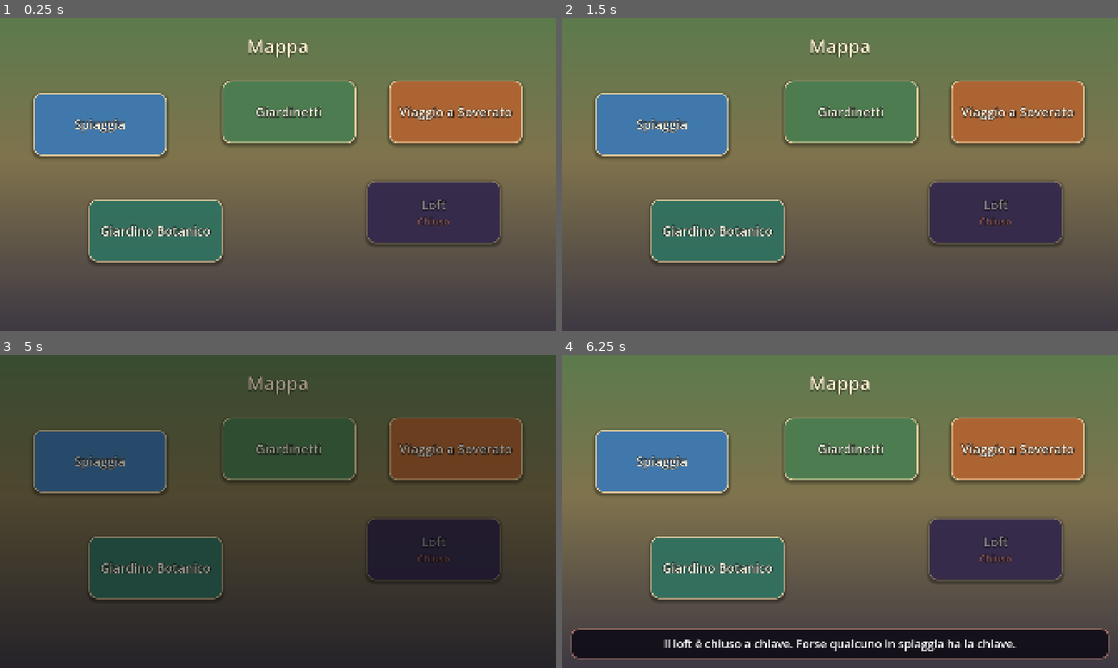
Above: before the commit, frames 1-4 (two rows, left to right).
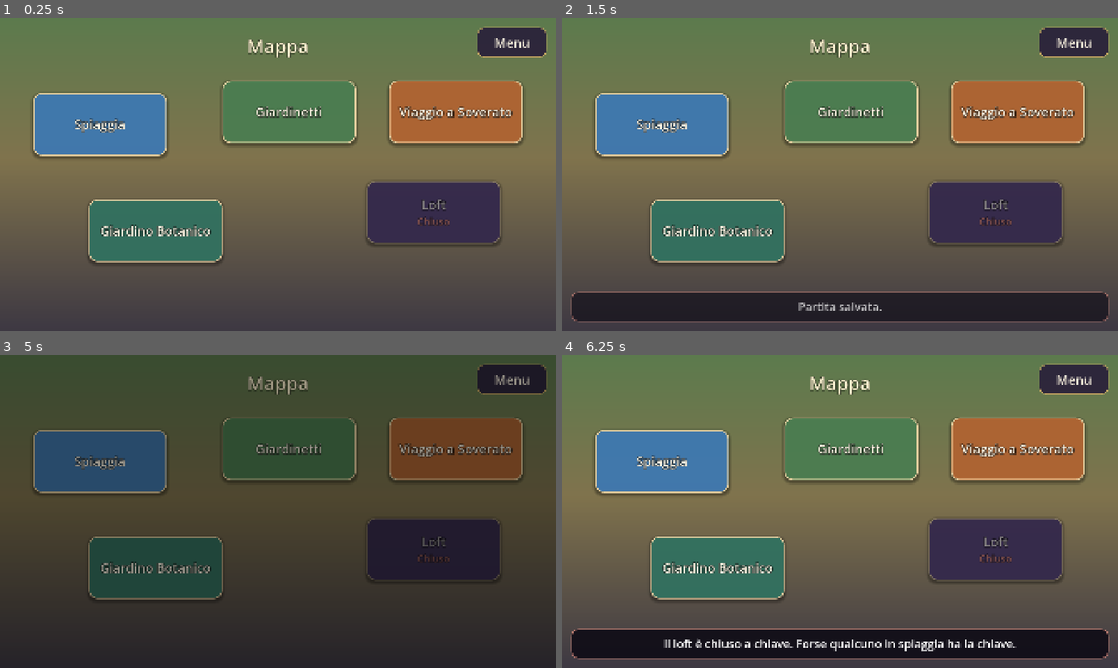
Above: after the commit, the same moments.

Repository: picomuro/Calabrian-Visual-Novel-2d
Game: Godot game, scene res://scenes/map/MapScene.tscn
Two runs of this game, one before a commit and one after it. Both use one fixed random seed, a clock stepped at 60 frames per second and the inputs below.
Inputs (mouse positions are in pixels of both pictures, inside the frame that each line leads up to):
- Up to frame 1 (0.25 s): no input
- Up to frame 2 (1.5 s): click (1073, 43) at 0.5 s, where only the run after the commit has a clickable "Menu"; click (840, 143) at 1.25 s, where only the run after the commit has a clickable "Salva"
- Up to frame 3 (5 s): click (100, 461) at 2 s; tap Enter (ui_accept) at 2.75, 3.02, 4.52 s; move the mouse to (278, 511) at 2.77 s; click (278, 511) at 2.92 s; click "Te ne vai senza dire una paro…" at 3.5 s; move the mouse to (166, 527) at 4.27 s; click (166, 527) at 4.42 s
- Up to frame 4 (6.25 s): click (851, 448) at 5 s; click (995, 549) at 5.75 s

The runs differ from the first frame. In frame 1, 1.2% of the frame differs, in the area x 85-99%, y 2-13%; in frame 2, 11%, in the area x 1-99%, y 2-98%; in frame 3, 1.1%; in frame 4, 1.2%.

Commit message:
Aggiunge salvataggio automatico e menu di gioco sulla mappa
- SaveManager: slot "auto" e "manuale"; salvataggio automatico a ogni
  ritorno sulla mappa e quando l'app va in background; ripresa all'avvio.
- GameMenuOverlay: menu in pausa con Salva, Carica e Nuova partita
  (con conferma), aperto dal pulsante "Menu" della mappa.
- Smoke test: file di salvataggio separati e nuovi controlli su slot,
  menu e salvataggio automatico.
- CLAUDE.md aggiornato (step 5 e refactoring 5 fatti).

Co-Authored-By: Claude Opus 5.5 <noreply@anthropic.com>

Diff:
--- a/autoload/SaveManager.gd
+++ b/autoload/SaveManager.gd
@@ -5,6 +5,13 @@
 ## GameState.to_dict() / GameState.from_dict(). La scrittura avviene su un file
 ## temporaneo poi rinominato, così un crash a metà scrittura non corrompe il
 ## salvataggio precedente.
+##
+## Ci sono due slot:
+## - "auto": scritto da solo ogni volta che si torna sulla mappa e quando l'app va
+##   in background mentre si è sulla mappa. All'avvio il gioco riprende da qui.
+## - "manuale": scritto solo dal pulsante "Salva" del menu; "Carica" torna qui.
+## Si salva solo sulla mappa: a metà dialogo gli effetti sono già applicati e
+## riprendere da lì li applicherebbe due volte.
 
 
 signal game_saved(path: String)
@@ -15,61 +22,98 @@
 
 
 const DEFAULT_SAVE_PATH: String = "user://save.json"
+const SLOT_AUTO: String = "auto"
+const SLOT_MANUAL: String = "manuale"
 
-## Percorso del salvataggio (modificabile, es. per slot multipli o per i test).
+## Percorso dello slot automatico; gli altri slot stanno nella stessa cartella
+## (es. user://save_manuale.json). Modificabile, es. per i test.
 var save_path: String = DEFAULT_SAVE_PATH
+## Se false non c'è né salvataggio automatico né ripresa all'avvio (usato dai test).
+var autosave_enabled: bool = true
 
 
-func has_save() -> bool:
-	return FileAccess.file_exists(save_path)
+func _ready() -> void:
+	# Ripresa all'avvio: lo stato è caricato prima che venga creata la scena principale.
+	if autosave_enabled and has_save(SLOT_AUTO):
+		load_game(SLOT_AUTO)
+	# SceneManager è registrato dopo SaveManager: il collegamento va rimandato.
+	_connect_scene_manager.call_deferred()
+
+
+func _notification(what: int) -> void:
+	# Su mobile l'app può essere chiusa dal sistema mentre è in background.
+	if what == NOTIFICATION_APPLICATION_PAUSED or what == NOTIFICATION_WM_CLOSE_REQUEST:
+		if SceneManager.is_on_map() and not SceneManager.is_transitioning:
+			autosave()
+
+
+## Percorso del file di uno slot.
+func get_slot_path(slot: String = SLOT_AUTO) -> String:
+	if slot == SLOT_AUTO:
+		return save_path
+	return save_path.get_base_dir().path_join("%s_%s.json" % [save_path.get_file().get_basename(), slot])
+
+
+func has_save(slot: String = SLOT_AUTO) -> bool:
+	return FileAccess.file_exists(get_slot_path(slot))
+
+
+## Salvataggio automatico: non fa nulla se è disattivato. Ritorna true se ha salvato.
+func autosave() -> bool:
+	if not autosave_enabled:
+		return false
+	return save_game(SLOT_AUTO)
 
 
 ## Salva lo stato corrente. Ritorna true se è andato a buon fine.
-func save_game() -> bool:
+func save_game(slot: String = SLOT_AUTO) -> bool:
+	var path: String = get_slot_path(slot)
 	var data: Dictionary = GameState.to_dict()
 	data["saved_at"] = Time.get_datetime_string_from_system(true)  # UTC, ISO 8601
 	var json_text: String = JSON.stringify(data, "\t")
 
-	var tmp_path: String = save_path + ".tmp"
+	var tmp_path: String = path + ".tmp"
 	var file: FileAccess = FileAccess.open(tmp_path, FileAccess.WRITE)
 	if file == null:
-		return _fail_save("impossibile aprire il file (%s)" % error_string(FileAccess.get_open_error()))
+		return _fail_save(path, "impossibile aprire il file (%s)" % error_string(FileAccess.get_open_error()))
 	file.store_string(json_text)
 	var write_error: Error = file.get_error()
 	file.close()
 	if write_error != OK:
-		return _fail_save("errore di scrittura (%s)" % error_string(write_error))
+		return _fail_save(path, "errore di scrittura (%s)" % error_string(write_error))
 
 	# Sostituisce il vecchio salvataggio con quello appena scritto.
-	var rename_error: Error = DirAccess.rename_absolute(tmp_path, save_path)
-	if rename_error != OK and FileAccess.file_exists(save_path):
+	var rename_error: Error = DirAccess.rename_absolute(tmp_path, path)
+	if rename_error != OK and FileAccess.file_exists(path):
 		# Alcune piattaforme non sovrascrivono in rename: rimuove e riprova.
-		DirAccess.remove_absolute(save_path)
-		rename_error = DirAccess.rename_absolute(tmp_path, save_path)
+		DirAccess.remove_absolute(path)
+		rename_error = DirAccess.rename_absolute(tmp_path, path)
 	if rename_error != OK:
-		return _fail_save("impossibile finalizzare il file (%s)" % error_string(rename_error))
+		return _fail_save(path, "impossibile finalizzare il file (%s)" % error_string(rename_error))
 
-	game_saved.emit(save_path)
+	game_saved.emit(path)
 	return true
 
 
 ## Carica il salvataggio in GameState. Ritorna true se è andato a buon fine;
 ## in caso di errore lo stato corrente non viene modificato.
-func load_game() -> bool:
-	var data: Variant = _read_save_data()
+func load_game(slot: String = SLOT_AUTO) -> bool:
+	var path: String = get_slot_path(slot)
+	var data: Variant = _read_save_data(path)
 	if data == null:
 		return false
 	GameState.from_dict(data)
-	game_loaded.emit(save_path)
+	game_loaded.emit(path)
 	return true
 
 
-## Legge informazioni sul salvataggio senza caricarlo (es. per un pulsante "Continua").
+## Legge informazioni sul salvataggio senza caricarlo (es. per il menu).
 ## Ritorna {} se non esiste o non è valido.
-func peek_save_info() -> Dictionary:
-	if not has_save():
+func peek_save_info(slot: String = SLOT_AUTO) -> Dictionary:
+	var path: String = get_slot_path(slot)
+	if not FileAccess.file_exists(path):
 		return {}
-	var data: Variant = _read_save_data(false)
+	var data: Variant = _read_save_data(path, false)
 	if data == null:
 		return {}
 	return {
@@ -78,46 +122,67 @@
 	}
 
 
-func delete_save() -> void:
-	if not has_save():
+func delete_save(slot: String = SLOT_AUTO) -> void:
+	var path: String = get_slot_path(slot)
+	if not FileAccess.file_exists(path):
 		return
-	var error: Error = DirAccess.remove_absolute(save_path)
+	var error: Error = DirAccess.remove_absolute(path)
 	if error == OK:
-		save_deleted.emit(save_path)
+		save_deleted.emit(path)
 	else:
-		push_warning("SaveManager: impossibile eliminare %s (%s)." % [save_path, error_string(error)])
+		push_warning("SaveManager: impossibile eliminare %s (%s)." % [path, error_string(error)])
+
+
+## Data di "saved_at" (UTC) nell'ora locale, es. "21/11/2026 alle 10:32". "" se non valida.
+static func format_saved_at(saved_at: String) -> String:
+	if saved_at.is_empty():
+		return ""
+	var unix_time: int = Time.get_unix_time_from_datetime_string(saved_at)
+	var bias_minutes: int = int(Time.get_time_zone_from_system().get("bias", 0))
+	var local: Dictionary = Time.get_datetime_dict_from_unix_time(unix_time + bias_minutes * 60)
+	return "%02d/%02d/%d alle %02d:%02d" % [local.day, local.month, local.year, local.hour, local.minute]
+
+
+## Ogni ritorno sulla mappa è un punto di salvataggio automatico.
+func _connect_scene_manager() -> void:
+	SceneManager.scene_changed.connect(_on_scene_changed)
+
+
+func _on_scene_changed(new_scene: Node) -> void:
+	if new_scene != null and new_scene.scene_file_path == SceneManager.MAP_SCENE_PATH:
+		autosave()
 
 
 ## Legge e valida il file JSON. Ritorna il Dictionary oppure null in caso di errore.
-func _read_save_data(emit_errors: bool = true) -> Variant:
-	if not has_save():
+func _read_save_data(path: String, emit_errors: bool = true) -> Variant:
+	if not FileAccess.file_exists(path):
 		if emit_errors:
-			_fail_load("nessun salvataggio presente")
+			_fail_load(path, "nessun salvataggio presente")
 		return null
-	var text: String = FileAccess.get_file_as_string(save_path)
+	var text: String = FileAccess.get_file_as_string(path)
 	if text.is_empty():
 		if emit_errors:
-			_fail_load("file vuoto o illeggibile (%s)" % error_string(FileAccess.get_open_error()))
+			_fail_load(path, "file vuoto o illeggibile (%s)" % error_string(FileAccess.get_open_error()))
 		return null
 	var json: JSON = JSON.new()
 	var parse_error: Error = json.parse(text)
 	if parse_error != OK:
 		if emit_errors:
-			_fail_load("JSON non valido alla riga %d: %s" % [json.get_error_line(), json.get_error_message()])
+			_fail_load(path, "JSON non valido alla riga %d: %s" % [json.get_error_line(), json.get_error_message()])
 		return null
 	if not json.data is Dictionary:
 		if emit_errors:
-			_fail_load("il contenuto non è un oggetto JSON")
+			_fail_load(path, "il contenuto non è un oggetto JSON")
 		return null
 	return json.data
 
 
-func _fail_save(message: String) -> bool:
+func _fail_save(path: String, message: String) -> bool:
 	push_error("SaveManager: salvataggio fallito: %s" % message)
-	save_failed.emit(save_path, message)
+	save_failed.emit(path, message)
 	return false
 
 
-func _fail_load(message: String) -> void:
+func _fail_load(path: String, message: String) -> void:
 	push_error("SaveManager: caricamento fallito: %s" % message)
-	load_failed.emit(save_path, message)
+	load_failed.emit(path, message)
--- a/scenes/map/MapScene.gd
+++ b/scenes/map/MapScene.gd
@@ -12,19 +12,30 @@
 
 const TOAST_VISIBLE_TIME: float = 2.5
 const TOAST_FADE_TIME: float = 0.25
+const GAME_MENU_PATH: String = "res://scenes/ui/GameMenuOverlay.tscn"
 
 var _toast_tween: Tween
 
 @onready var _map_frame: Control = %MapFrame
 @onready var _toast_panel: PanelContainer = %ToastPanel
 @onready var _toast_label: Label = %ToastLabel
+@onready var _open_menu_button: Button = %OpenMenuButton
 
 
 func _ready() -> void:
 	_toast_panel.modulate.a = 0.0
+	_open_menu_button.pressed.connect(open_game_menu)
 	for zone: MapZone in get_zones():
 		zone.zone_selected.connect(_on_zone_selected)
 		zone.locked_zone_selected.connect(_on_locked_zone_selected)
+
+
+## Apre il menu (salva, carica, nuova partita) mettendo il gioco in pausa.
+func open_game_menu() -> Node:
+	var menu: Node = SceneManager.open_overlay(GAME_MENU_PATH, {}, true)
+	if menu != null and menu.has_signal(&"notice") and not menu.is_connected(&"notice", show_toast):
+		menu.connect(&"notice", show_toast)
+	return menu
 
 
 ## Tutte le zone presenti nella mappa.
--- a/scenes/map/MapScene.tscn
+++ b/scenes/map/MapScene.tscn
@@ -164,6 +164,14 @@
 mouse_filter = 2
 script = ExtResource("3_safe")
 
+[node name="OpenMenuButton" type="Button" parent="SafeArea"]
+unique_name_in_owner = true
+custom_minimum_size = Vector2(240, 104)
+layout_mode = 2
+size_flags_horizontal = 8
+size_flags_vertical = 0
+text = "Menu"
+
 [node name="ToastPanel" type="PanelContainer" parent="SafeArea"]
 unique_name_in_owner = true
 layout_mode = 2
--- /dev/null
+++ b/scenes/ui/GameMenuOverlay.gd
@@ -0,0 +1,88 @@
+extends Control
+## GameMenuOverlay — menu di gioco aperto dal pulsante "Menu" della mappa.
+##
+## Salva:          scrive lo slot manuale.
+## Carica:         riporta allo slot manuale (con conferma).
+## Nuova partita:  riparte da zero (con conferma); lo slot manuale resta.
+## Dopo Carica e Nuova partita aggiorna subito anche lo slot automatico, così
+## alla prossima apertura dell'app si riprende da lì.
+## Va aperto in pausa (SceneManager.open_overlay(..., true)); il tasto indietro
+## e il tocco sullo sfondo lo chiudono.
+
+
+## Esito di un'azione da mostrare al giocatore (es. nel toast della mappa).
+signal notice(message: String)
+## Chiede a SceneManager di chiudere il menu.
+signal close_requested
+
+
+const LOAD_CONFIRM_MESSAGE: String = "Tornare al salvataggio manuale? I progressi fatti dopo andranno persi."
+const NEW_GAME_CONFIRM_MESSAGE: String = "Iniziare una nuova partita? I progressi attuali andranno persi; il salvataggio manuale resta."
+
+@onready var _info_label: Label = %InfoLabel
+@onready var _save_button: Button = %SaveButton
+@onready var _load_button: Button = %LoadButton
+@onready var _new_game_button: Button = %NewGameButton
+@onready var _close_button: Button = %CloseButton
+
+
+func _ready() -> void:
+	_save_button.pressed.connect(_on_save_pressed)
+	_load_button.pressed.connect(_on_load_pressed)
+	_new_game_button.pressed.connect(_on_new_game_pressed)
+	_close_button.pressed.connect(close_requested.emit)
+	_refresh_info()
+
+
+func _gui_input(event: InputEvent) -> void:
+	# Tocco sullo sfondo (fuori dal pannello) = chiudi.
+	var mouse_event: InputEventMouseButton = event as InputEventMouseButton
+	if mouse_event != null and mouse_event.pressed and mouse_event.button_index == MOUSE_BUTTON_LEFT:
+		accept_event()
+		close_requested.emit()
+
+
+func _refresh_info() -> void:
+	var info: Dictionary = SaveManager.peek_save_info(SaveManager.SLOT_MANUAL)
+	var saved_at: String = SaveManager.format_saved_at(str(info.get("saved_at", "")))
+	if info.is_empty():
+		_info_label.text = "Nessun salvataggio manuale."
+	elif saved_at.is_empty():
+		_info_label.text = "Salvataggio manuale presente."
+	else:
+		_info_label.text = "Salvataggio manuale: %s" % saved_at
+	_load_button.disabled = info.is_empty()
+
+
+func _on_save_pressed() -> void:
+	if SaveManager.save_game(SaveManager.SLOT_MANUAL):
+		_finish("Partita salvata.")
+	else:
+		_finish("Salvataggio non riuscito.")
+
+
+func _on_load_pressed() -> void:
+	SceneManager.ask_confirmation(LOAD_CONFIRM_MESSAGE, "Carica", "Annulla", _load_manual)
+
+
+func _on_new_game_pressed() -> void:
+	SceneManager.ask_confirmation(NEW_GAME_CONFIRM_MESSAGE, "Nuova partita", "Annulla", _start_new_game)
+
+
+func _load_manual() -> void:
+	if SaveManager.load_game(SaveManager.SLOT_MANUAL):
+		SaveManager.autosave()
+		_finish("Salvataggio caricato.")
+	else:
+		_finish("Caricamento non riuscito.")
+
+
+func _start_new_game() -> void:
+	GameState.reset()
+	SaveManager.autosave()
+	_finish("Nuova partita iniziata.")
+
+
+func _finish(message: String) -> void:
+	notice.emit(message)
+	close_requested.emit()
--- /dev/null
+++ b/scenes/ui/GameMenuOverlay.tscn
@@ -0,0 +1,98 @@
+[gd_scene format=3]
+
+[ext_resource type="Script" path="res://scenes/ui/GameMenuOverlay.gd" id="1_menu"]
+
+[sub_resource type="StyleBoxFlat" id="StyleBoxFlat_panel"]
+content_margin_left = 56.0
+content_margin_top = 48.0
+content_margin_right = 56.0
+content_margin_bottom = 48.0
+bg_color = Color(0.08, 0.07, 0.11, 0.98)
+border_width_left = 3
+border_width_top = 3
+border_width_right = 3
+border_width_bottom = 3
+border_color = Color(0.85, 0.7, 0.4, 0.85)
+corner_radius_top_left = 28
+corner_radius_top_right = 28
+corner_radius_bottom_right = 28
+corner_radius_bottom_left = 28
+
+[node name="GameMenuOverlay" type="Control"]
+layout_mode = 3
+anchors_preset = 15
+anchor_right = 1.0
+anchor_bottom = 1.0
+grow_horizontal = 2
+grow_vertical = 2
+script = ExtResource("1_menu")
+
+[node name="Dim" type="ColorRect" parent="."]
+layout_mode = 1
+anchors_preset = 15
+anchor_right = 1.0
+anchor_bottom = 1.0
+grow_horizontal = 2
+grow_vertical = 2
+mouse_filter = 2
+color = Color(0, 0, 0, 0.6)
+
+[node name="Center" type="CenterContainer" parent="."]
+layout_mode = 1
+anchors_preset = 15
+anchor_right = 1.0
+anchor_bottom = 1.0
+grow_horizontal = 2
+grow_vertical = 2
+mouse_filter = 2
+
+[node name="Panel" type="PanelContainer" parent="Center"]
+custom_minimum_size = Vector2(760, 0)
+layout_mode = 2
+mouse_filter = 0
+theme_override_styles/panel = SubResource("StyleBoxFlat_panel")
+
+[node name="VBox" type="VBoxContainer" parent="Center/Panel"]
+layout_mode = 2
+mouse_filter = 2
+theme_override_constants/separation = 24
+
+[node name="TitleLabel" type="Label" parent="Center/Panel/VBox"]
+layout_mode = 2
+theme_override_colors/font_color = Color(0.85, 0.7, 0.4, 1)
+theme_override_font_sizes/font_size = 56
+text = "Menu"
+horizontal_alignment = 1
+
+[node name="InfoLabel" type="Label" parent="Center/Panel/VBox"]
+unique_name_in_owner = true
+custom_minimum_size = Vector2(640, 0)
+layout_mode = 2
+theme_override_font_sizes/font_size = 36
+text = "Nessun salvataggio manuale."
+horizontal_alignment = 1
+autowrap_mode = 3
+
+[node name="SaveButton" type="Button" parent="Center/Panel/VBox"]
+unique_name_in_owner = true
+custom_minimum_size = Vector2(0, 104)
+layout_mode = 2
+text = "Salva"
+
+[node name="LoadButton" type="Button" parent="Center/Panel/VBox"]
+unique_name_in_owner = true
+custom_minimum_size = Vector2(0, 104)
+layout_mode = 2
+text = "Carica"
+
+[node name="NewGameButton" type="Button" parent="Center/Panel/VBox"]
+unique_name_in_owner = true
+custom_minimum_size = Vector2(0, 104)
+layout_mode = 2
+text = "Nuova partita"
+
+[node name="CloseButton" type="Button" parent="Center/Panel/VBox"]
+unique_name_in_owner = true
+custom_minimum_size = Vector2(0, 104)
+layout_mode = 2
+text = "Chiudi"
--- a/tests/smoke_test.gd
+++ b/tests/smoke_test.gd
@@ -21,6 +21,12 @@
 	var save_manager: Node = get_tree().root.get_node(^"/root/SaveManager")
 	var scene_manager: Node = get_tree().root.get_node(^"/root/SceneManager")
 	_check(game_state != null and save_manager != null and scene_manager != null, "autoload presenti")
+	# Il test non deve mai toccare i salvataggi veri: niente salvataggio automatico,
+	# file di prova separati e stato di partenza pulito (all'avvio SaveManager
+	# potrebbe aver ripreso il salvataggio automatico del gioco).
+	save_manager.autosave_enabled = false
+	save_manager.save_path = TEST_SAVE_PATH
+	game_state.reset()
 
 	# --- Karma e fasce ---
 	var karma_events: Array[int] = []
@@ -57,7 +63,6 @@
 	game_state.set_current_location("spiaggia")
 
 	# --- Salvataggio / caricamento ---
-	save_manager.save_path = TEST_SAVE_PATH
 	_check(save_manager.save_game(), "salvataggio scritto")
 	game_state.reset()
 	_check(game_state.get_item_quantity("moneta") == 0, "reset svuota l'inventario")
@@ -70,7 +75,6 @@
 	_check(save_manager.peek_save_info().get("location_id", "") == "spiaggia", "peek_save_info")
 	save_manager.delete_save()
 	_check(not save_manager.has_save(), "salvataggio di test eliminato")
-	save_manager.save_path = save_manager.DEFAULT_SAVE_PATH
 
 	# --- SceneManager: percorsi e overlay ---
 	_check(scene_manager.get_dialogue_path("spiaggia") == "res://data/dialogues/spiaggia.json", "percorso dialogo per location")
@@ -86,8 +90,11 @@
 	game_state.reset()
 	await _test_map_scene(game_state)
 	game_state.reset()
+	await _test_save_slots_and_menu(game_state, save_manager)
+	game_state.reset()
 	await _test_navigation(game_state)
 	game_state.reset()
+	save_manager.save_path = save_manager.DEFAULT_SAVE_PATH
 
 	print("SMOKE TEST: %s (%d fallimenti)" % ["OK" if _failures == 0 else "FALLITO", _failures])
 	get_tree().quit(1 if _failures > 0 else 0)
@@ -232,6 +239,70 @@
 	await get_tree().process_frame
 
 
+## Slot "auto"/"manuale" e menu di gioco della mappa (Salva, Carica, Nuova partita).
+func _test_save_slots_and_menu(game_state: Node, save_manager: Node) -> void:
+	var auto: String = save_manager.SLOT_AUTO
+	var manual: String = save_manager.SLOT_MANUAL
+	_check(save_manager.get_slot_path(manual) == "user://smoke_test_save_manuale.json", "slot: percorso dello slot manuale")
+	_check(not save_manager.autosave() and not save_manager.has_save(auto), "slot: salvataggio automatico disattivato non scrive")
+	_check(not str(save_manager.format_saved_at("2026-11-21T09:31:00")).is_empty(), "slot: data del salvataggio leggibile")
+
+	save_manager.autosave_enabled = true
+	game_state.add_karma(5)
+	_check(save_manager.save_game(manual), "slot: salvataggio manuale scritto")
+	game_state.add_karma(20)
+	_check(save_manager.autosave() and save_manager.has_save(auto), "slot: salvataggio automatico scritto")
+	_check(save_manager.load_game(manual) and game_state.get_karma() == 5, "slot: caricamento manuale indipendente dall'automatico")
+
+	var packed: PackedScene = load("res://scenes/map/MapScene.tscn")
+	var map: Control = packed.instantiate()
+	get_tree().root.add_child(map)
+	await get_tree().process_frame
+	var sm: Node = get_tree().root.get_node(^"/root/SceneManager")
+	var toast: Label = map.get_node(^"%ToastLabel")
+
+	# Salva: scrive lo slot manuale, chiude il menu e mostra il messaggio.
+	var menu: Node = map.call(&"open_game_menu")
+	_check(menu != null and get_tree().paused, "menu: aperto con il gioco in pausa")
+	if menu == null:
+		map.queue_free()
+		return
+	var info: Label = menu.get_node(^"%InfoLabel")
+	_check(info.text.begins_with("Salvataggio manuale:") and not (menu.get_node(^"%LoadButton") as Button).disabled, "menu: mostra la data del salvataggio manuale")
+	game_state.set_flag("prima_del_salva")
+	(menu.get_node(^"%SaveButton") as Button).pressed.emit()
+	_check(not sm.has_open_overlay() and not get_tree().paused and toast.text == "Partita salvata.", "menu: Salva chiude il menu e avvisa")
+
+	# Nuova partita: con conferma, azzera lo stato e aggiorna lo slot automatico.
+	menu = map.call(&"open_game_menu")
+	(menu.get_node(^"%NewGameButton") as Button).pressed.emit()
+	var confirm: Node = sm.get_overlay(sm.CONFIRM_OVERLAY_PATH)
+	_check(confirm != null and game_state.has_flag("prima_del_salva"), "menu: Nuova partita chiede conferma e non azzera subito")
+	if confirm != null:
+		confirm.emit_signal(&"confirmed")
+	_check(not game_state.has_flag("prima_del_salva") and game_state.get_karma() == 0 and not sm.has_open_overlay() and not get_tree().paused, "menu: Nuova partita azzera lo stato")
+	game_state.set_flag("dopo_nuova_partita")
+	save_manager.load_game(auto)
+	_check(not game_state.has_flag("dopo_nuova_partita") and game_state.get_karma() == 0, "menu: Nuova partita aggiorna lo slot automatico")
+
+	# Carica: con conferma, torna allo slot manuale e aggiorna lo slot automatico.
+	menu = map.call(&"open_game_menu")
+	(menu.get_node(^"%LoadButton") as Button).pressed.emit()
+	confirm = sm.get_overlay(sm.CONFIRM_OVERLAY_PATH)
+	if confirm != null:
+		confirm.emit_signal(&"confirmed")
+	_check(game_state.has_flag("prima_del_salva") and game_state.get_karma() == 5 and not sm.has_open_overlay() and toast.text == "Salvataggio caricato.", "menu: Carica ripristina il salvataggio manuale")
+	game_state.reset()
+	save_manager.load_game(auto)
+	_check(game_state.has_flag("prima_del_salva"), "menu: Carica aggiorna lo slot automatico")
+
+	save_manager.autosave_enabled = false
+	save_manager.delete_save(auto)
+	save_manager.delete_save(manual)
+	map.queue_free()
+	await get_tree().process_frame
+
+
 ## Navigazione: richieste in coda, ripiego sulla mappa, errore con uscita, tasto indietro.
 ## Gira per ultima perché sostituisce davvero la scena corrente.
 func _test_navigation(game_state: Node) -> void:
@@ -284,6 +355,19 @@
 		confirm.emit_signal(&"confirmed")
 	_check(await _wait_for_scene(sm, sm.MAP_SCENE_PATH) and not get_tree().paused, "conferma: ritorno alla mappa senza pausa residua")
 
+	# 7. Ritorno sulla mappa = salvataggio automatico (slot "auto").
+	var save_manager: Node = get_tree().root.get_node(^"/root/SaveManager")
+	save_manager.delete_save(save_manager.SLOT_AUTO)
+	save_manager.autosave_enabled = true
+	game_state.set_flag("prova_autosave")
+	sm.go_to_location("giardino_botanico")
+	await _wait_for_scene(sm, sm.DIALOGUE_SCENE_PATH)
+	_check(not save_manager.has_save(save_manager.SLOT_AUTO), "salvataggio automatico: nessun salvataggio durante il dialogo")
+	sm.go_to_map()
+	_check(await _wait_for_scene(sm, sm.MAP_SCENE_PATH) and save_manager.has_save(save_manager.SLOT_AUTO), "salvataggio automatico: scritto al ritorno sulla mappa")
+	save_manager.autosave_enabled = false
+	save_manager.delete_save(save_manager.SLOT_AUTO)
+
 	DirAccess.remove_absolute(immediate)
 	DirAccess.remove_absolute(broken)
 	if get_tree().current_scene != null:
Not shown, changed: CLAUDE.md
